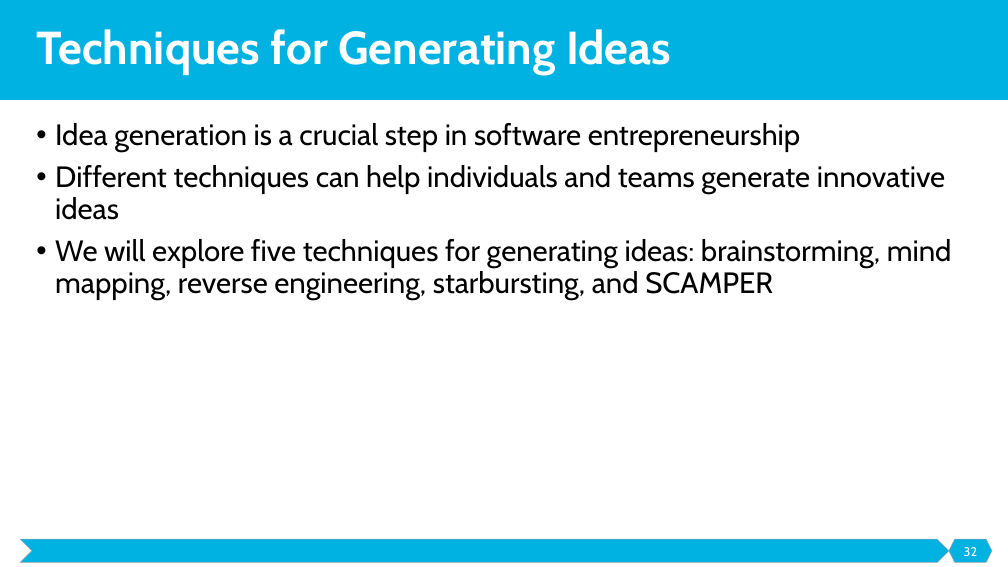
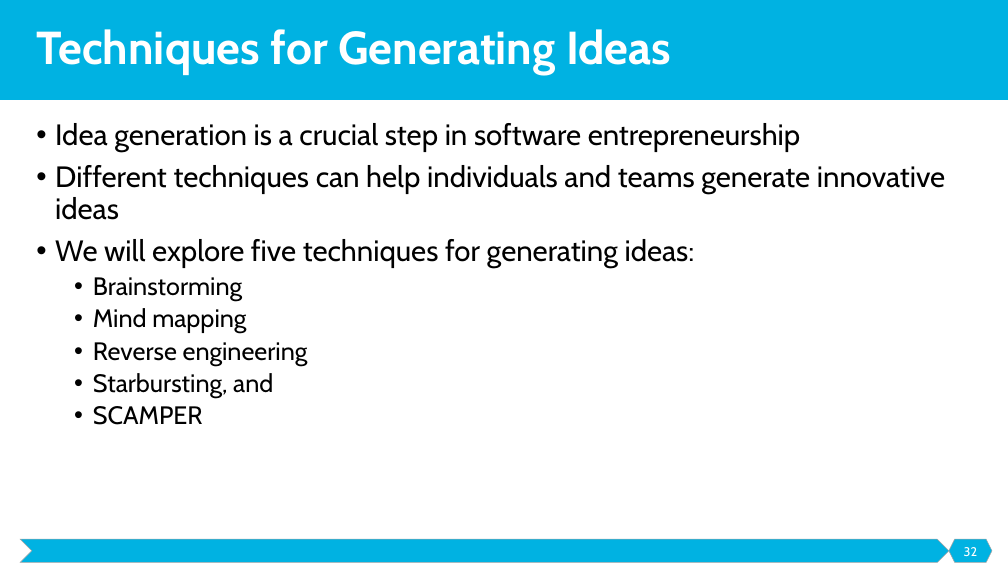
Before and after one commit to malenezi/malenezi, a slide deck: slide 32 of SE495/Lectures/3-Ideation and Design/Ideation and Design.pptx. Drawn at 1008x567 pixels with LibreOffice and Linux fonts; fonts in the diff are those of the drawing. Boxes give left, top, right and bottom in pixels: in the first picture for what was removed or moved away, otherwise in the second. Text is boxed around its words. In the diff, an @@ line names an element or a change of style, - is before the commit and + after.

```diff
--- a/SE495/Lectures/3-Ideation and Design/Ideation and Design.pptx
+++ b/SE495/Lectures/3-Ideation and Design/Ideation and Design.pptx
@@ text at bbox=[55, 239, 695, 425]: text changed; size 28 to 24 pt @@
-• We will explore five techniques for generating ideas: brainstorming, mind mapping, reverse engineering, starbursting, and SCAMPER
+• We will explore five techniques for generating ideas:
+  • Brainstorming
+  • Mind mapping
+  • Reverse engineering
+  • Starbursting, and
+  • SCAMPER
```
Also in this commit, not shown: 1 other slide changed, 10 slides added, 2 slides removed, 8 other files.
